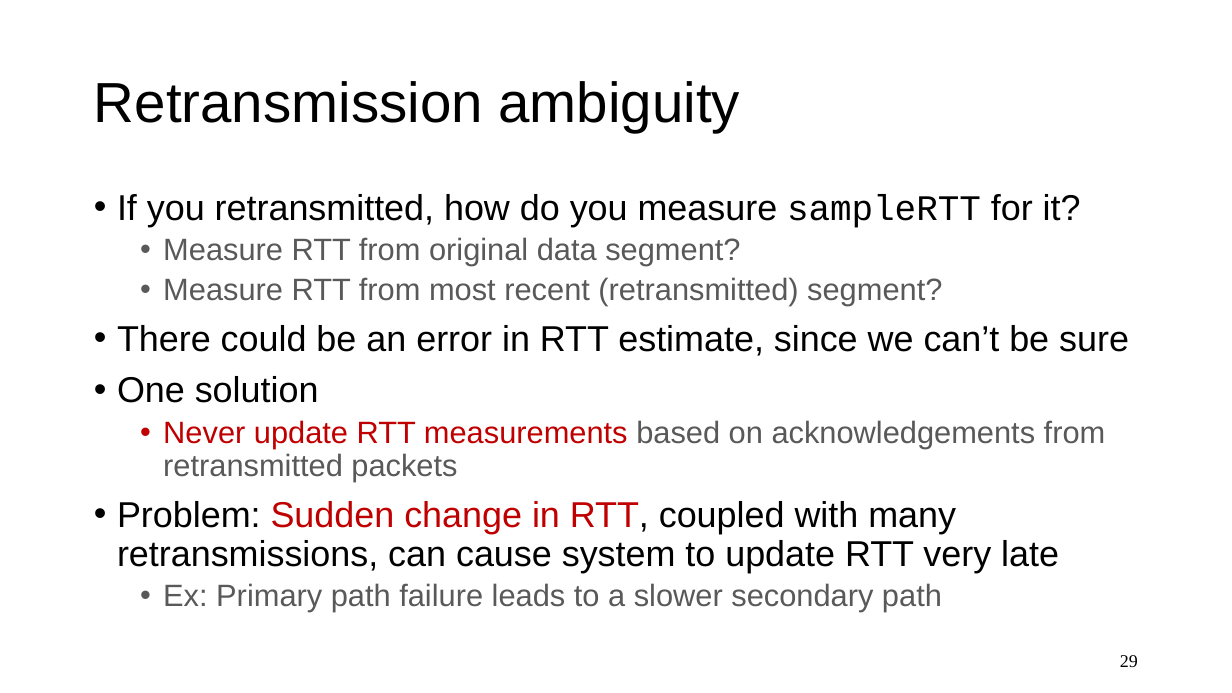
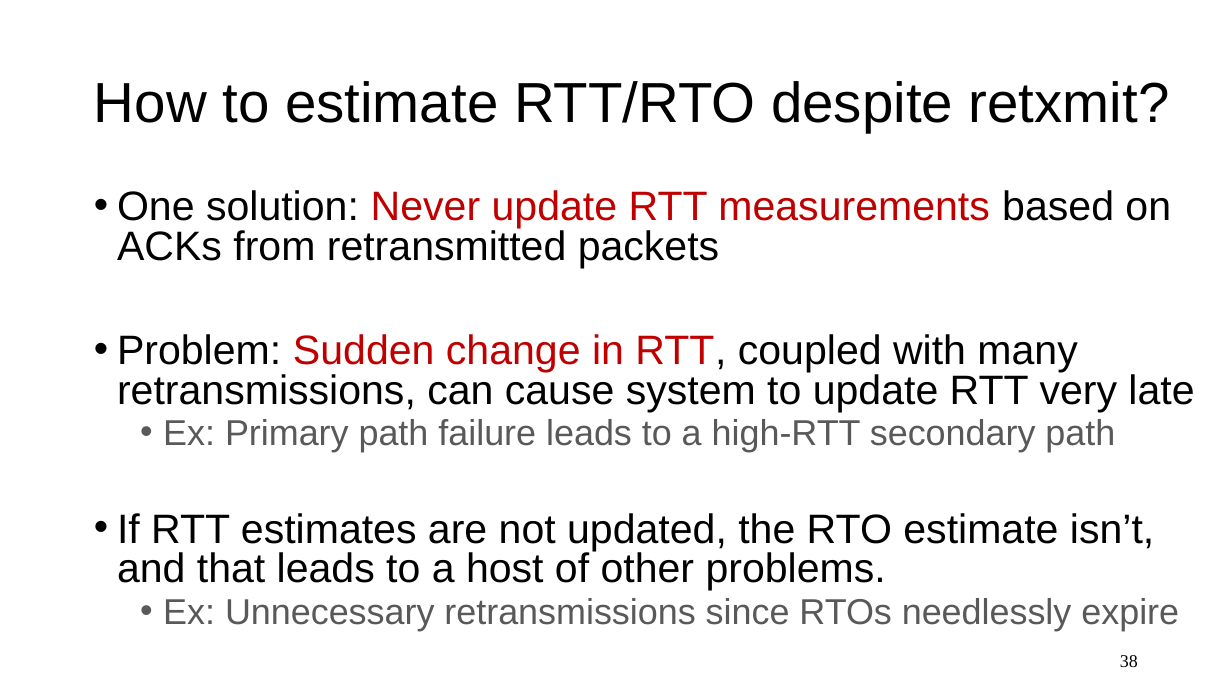
Before and after one commit to ngsrinivas/coursegen, a slide deck: slide 38 of ex/352-S21/staging/352-S21/lectures/transport-tcp-congestion-control-2.pptx (slide 29 before the commit). Drawn at 1232x693 pixels with LibreOffice and Linux fonts; fonts in the diff are those of the drawing. Boxes give left, top, right and bottom in pixels: in the first picture for what was removed or moved away, otherwise in the second. Text is boxed around its words. In the diff, an @@ line names an element or a change of style, - is before the commit and + after.

```diff
--- a/ex/352-S21/staging/352-S21/lectures/transport-tcp-congestion-control-2.pptx
+++ b/ex/352-S21/staging/352-S21/lectures/transport-tcp-congestion-control-2.pptx
@@ title at box(94, 81, 1170, 132): text changed @@
-Retransmission ambiguity
+How to estimate RTT/RTO despite retxmit?
@@ text at box(117, 190, 1171, 268): text changed; size 24 to 32 pt; text colour #595959 to #000000 @@
-• If you retransmitted, how do you measure sampleRTT for it?
-  • Measure RTT from original data segment?
-  • Measure RTT from most recent (retransmitted) segment?
-• There could be an error in RTT estimate, since we can’t be sure
-• One solution
-  • Never update RTT measurements based on acknowledgements from retransmitted packets
+• One solution: Never update RTT measurements based on ACKs from retransmitted packets
@@ text at box(117, 334, 1194, 412): size 28 to 32 pt in "Problem: Sudden change in RTT, coupled with ..."; line spacing 0.9 to 0.8 @@
@@ text at box(117, 419, 1179, 631): text changed; size 24 to 28 pt @@
-  • Ex: Primary path failure leads to a slower secondary path
+  • Ex: Primary path failure leads to a high-RTT secondary path
+• If RTT estimates are not updated, the RTO estimate isn’t, and that leads to a host of other problems.
+  • Ex: Unnecessary retransmissions since RTOs needlessly expire
@@ page number at box(1120, 655, 1138, 667): text changed @@
-29
+38
```
Also in this commit, not shown: 9 other slides changed, 20 slides added, 8 slides removed, 2 other files.
